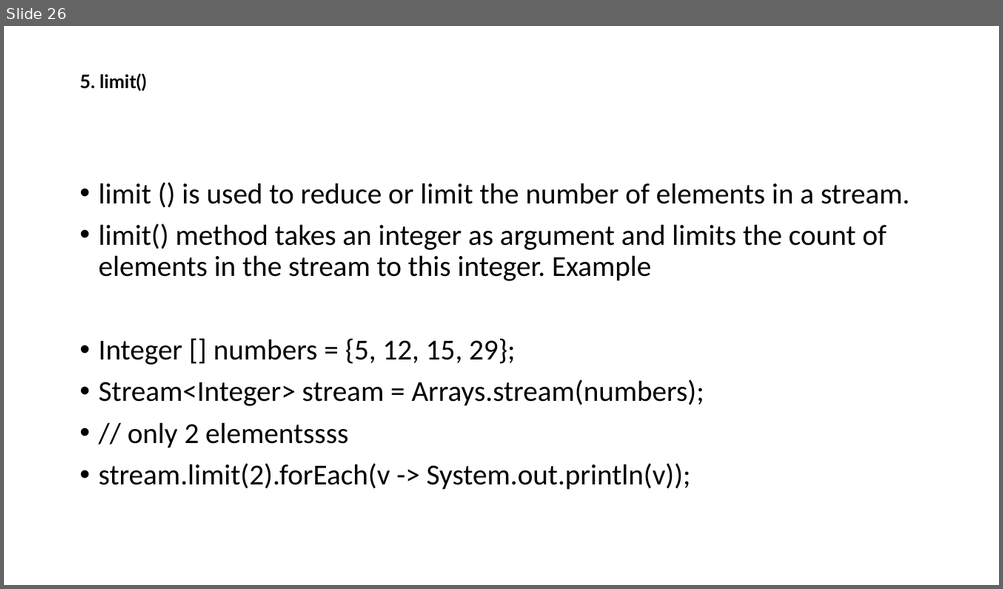
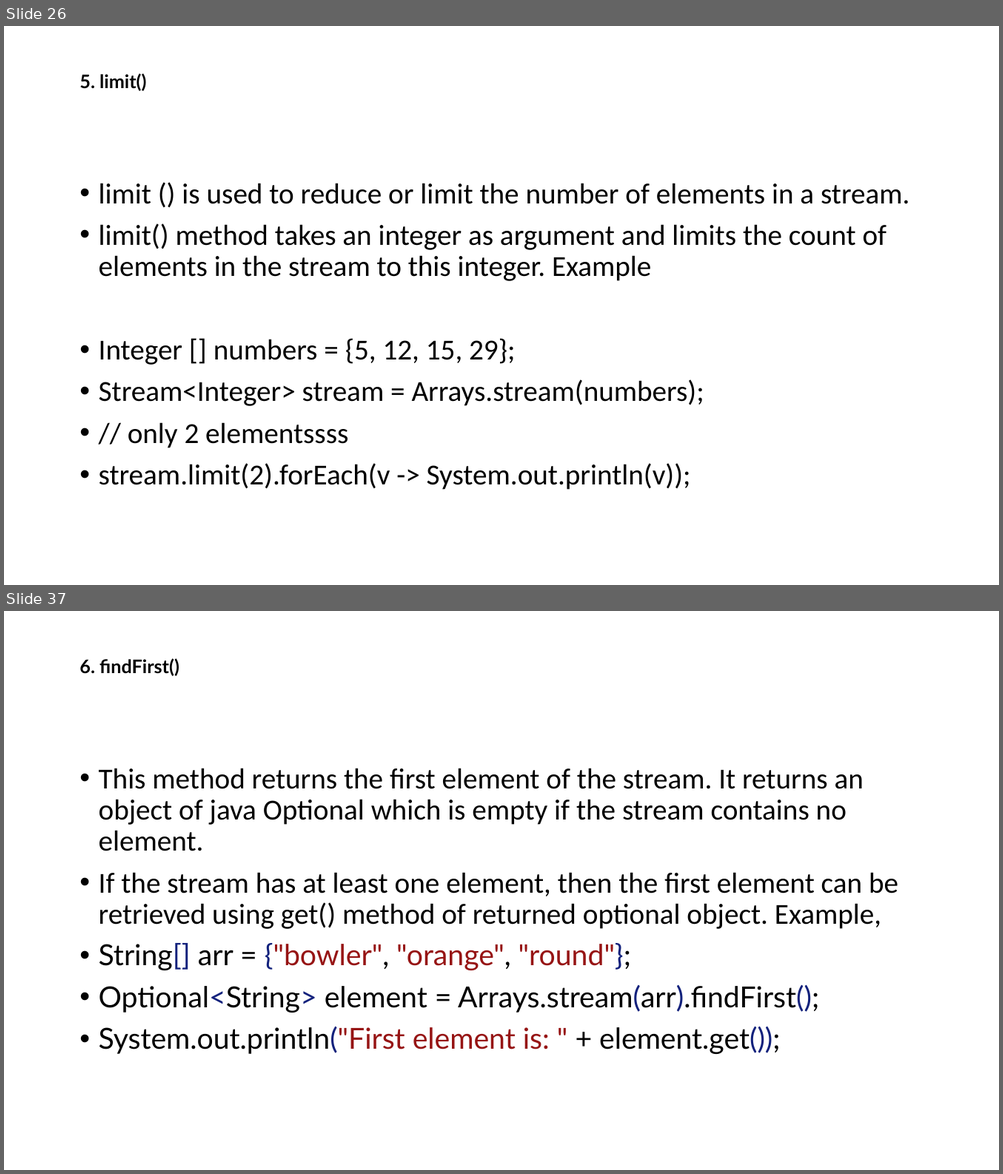
Before and after one commit to thinkervipulsrivastava/Life, a slide deck: Java8.pptx. Shown one above the other, each under a label of ours: slide 26 before the commit, slides 26 and 37 after it; the slides between them are not shown. The pictures are 1003x589 and 1003x1174 pixels, drawn with LibreOffice and Linux fonts; fonts in the diff are those of the drawing. Boxes give left, top, right and bottom in pixels: in the first picture for what was removed or moved away, otherwise in the second. Text is boxed around its words. In the diff, an @@ line names an element or a change of style, - is before the commit and + after.

```diff
--- a/Java8.pptx
+++ b/Java8.pptx
@@ slide 37 added at bbox=[4, 611, 999, 1170], background #FFFFFF @@
@@ title added at bbox=[79, 658, 179, 676], 18 pt, text #000000, bold @@
+6. findFirst()
@@ text added at bbox=[99, 768, 898, 1054], 28 pt, text #000000 @@
+• This method returns the first element of the stream. It returns an object of java Optional which is empty if the stream contains no element.
+• If the stream has at least one element, then the first element can be retrieved using get() method of returned optional object. Example,
+• String[] arr = {"bowler", "orange", "round"};
+• Optional<String> element = Arrays.stream(arr).findFirst();
+• System.out.println("First element is: " + element.get());
```
Also in this commit, not shown: 3 slides changed, 17 other slides added, 4 other files.
